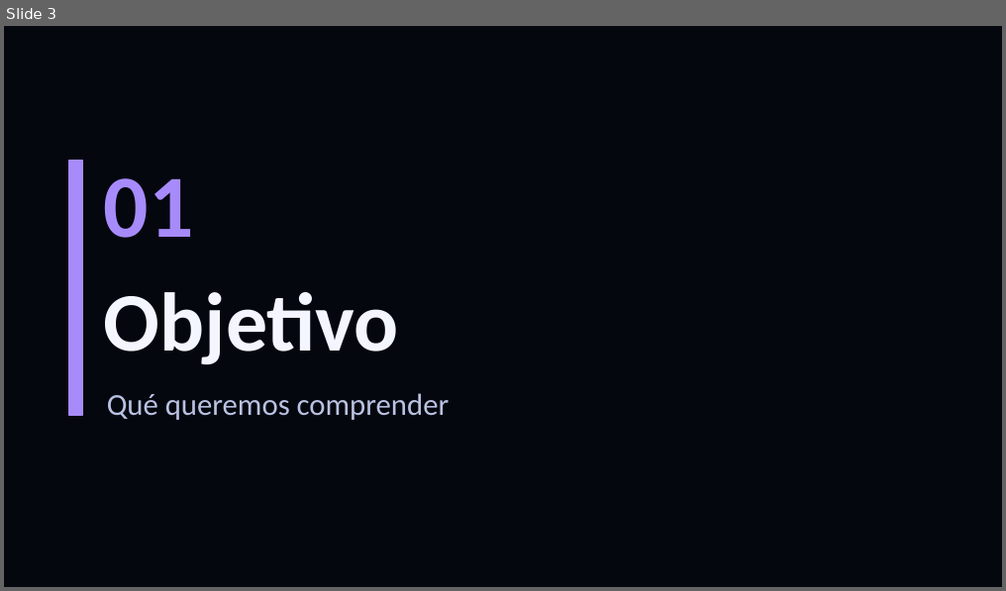
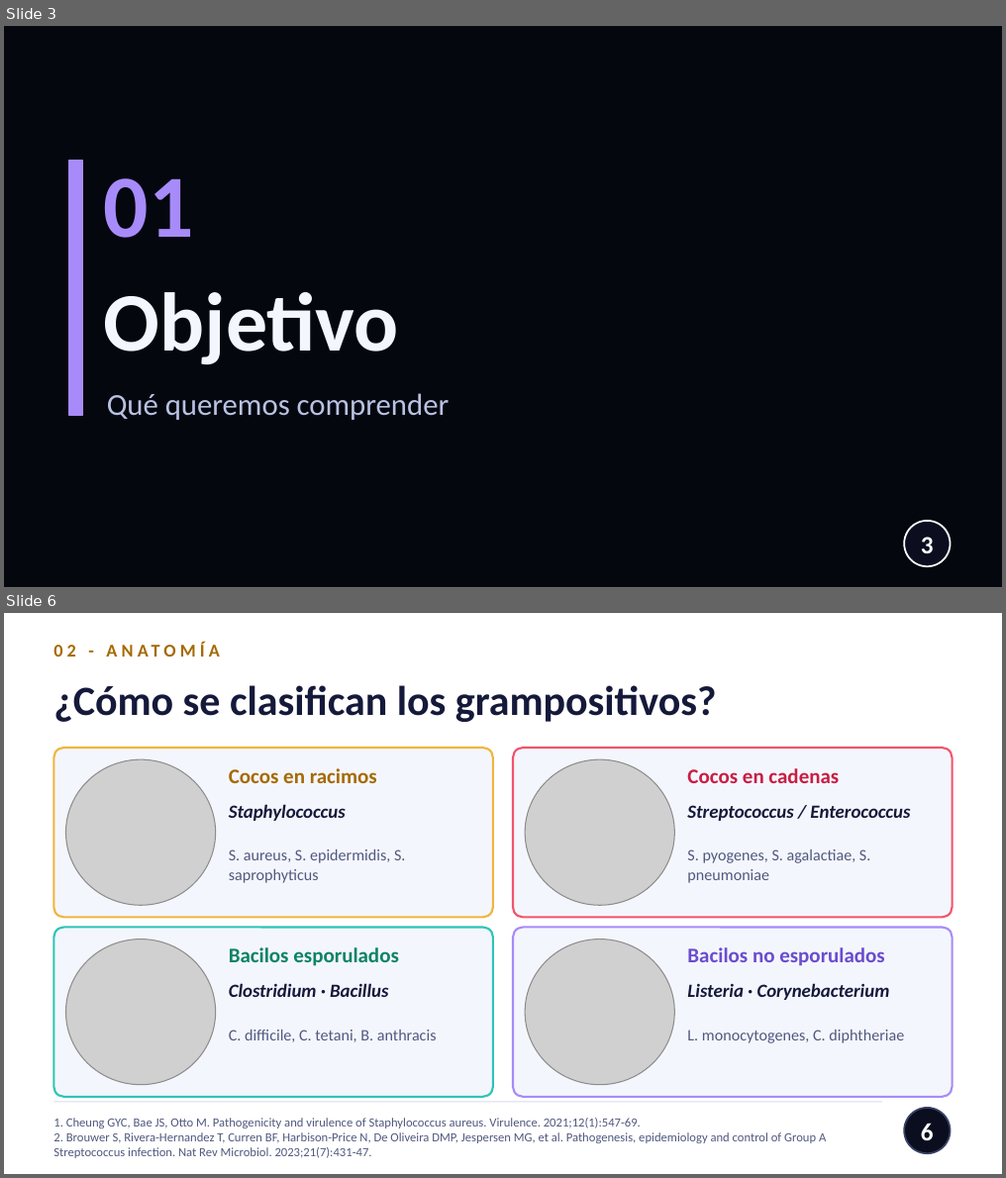
Before and after one commit to nestor120512/nes, a slide deck: Cocos_grampositivos_BLANCO.pptx. Shown one above the other, each under a label of ours: slide 3 before the commit, slides 3 and 6 after it; the slides between them are not shown. The pictures are 1006x591 and 1006x1178 pixels, drawn with LibreOffice and Linux fonts; fonts in the diff are those of the drawing; grey boxes stand for pictures; background and template pictures are left out. Boxes give left, top, right and bottom in pixels: in the first picture for what was removed or moved away, otherwise in the second. Text is boxed around its words. In the diff, an @@ line names an element or a change of style, - is before the commit and + after.

```diff
--- a/Cocos_grampositivos_BLANCO.pptx
+++ b/Cocos_grampositivos_BLANCO.pptx
@@ slide 6 added at <box>4,613,1002,1174</box>, background #FFFFFF @@
@@ text added at <box>54,635,912,664</box>, 13 pt, text #A66A00, bold @@
+02 - ANATOMÍA
@@ text added at <box>54,685,717,722</box>, 30 pt, text #15193A, bold @@
+¿Cómo se clasifican los grampositivos?
@@ rounded rectangle added at <box>54,748,493,917</box>, fill #F4F6FD, outline #F2B43C 1.5 pt @@
@@ picture added at <box>65,760,216,905</box> @@
@@ rounded rectangle added at <box>513,748,952,917</box>, fill #F4F6FD, outline #F2546B 1.5 pt @@
@@ picture added at <box>525,760,674,905</box> @@
@@ text added at <box>229,768,377,783</box>, 15 pt, text #A66A00, bold @@
+Cocos en racimos
@@ text added at <box>687,768,839,783</box>, 15 pt, text #C81E43, bold @@
+Cocos en cadenas
@@ text added at <box>229,804,346,821</box>, 13.5 pt, text #15193A, bold, italic @@
+Staphylococcus
@@ text added at <box>687,805,910,821</box>, 13.5 pt, text #15193A, bold, italic @@
+Streptococcus / Enterococcus
@@ text added at <box>229,850,405,883</box>, 11.5 pt, text #51597F @@
+S. aureus, S. epidermidis, S. saprophyticus
@@ text added at <box>687,850,870,883</box>, 11.5 pt, text #51597F @@
+S. pyogenes, S. agalactiae, S. pneumoniae
@@ rounded rectangle added at <box>54,928,493,1097</box>, fill #F4F6FD, outline #2EC4B6 1.5 pt @@
@@ rounded rectangle added at <box>513,928,952,1097</box>, fill #F4F6FD, outline #A78BFA 1.5 pt @@
@@ picture added at <box>65,940,216,1085</box> @@
@@ text added at <box>229,948,399,966</box>, 15 pt, text #0C8368, bold @@
+Bacilos esporulados
@@ picture added at <box>525,940,674,1085</box> @@
@@ text added at <box>687,948,885,966</box>, 15 pt, text #6A4CCF, bold @@
+Bacilos no esporulados
@@ text added at <box>229,983,388,997</box>, 13.5 pt, text #15193A, bold, italic @@
+Clostridium · Bacillus
@@ text added at <box>687,983,890,1000</box>, 13.5 pt, text #15193A, bold, italic @@
+Listeria · Corynebacterium
@@ text added at <box>229,1030,437,1043</box>, 11.5 pt, text #51597F @@
+C. difficile, C. tetani, B. anthracis
@@ text added at <box>687,1030,904,1044</box>, 11.5 pt, text #51597F @@
+L. monocytogenes, C. diphtheriae
@@ line added from (54, 1102) to (882, 1102), #D7DCEF 0.75 pt @@
@@ ellipse added at <box>904,1108,950,1154</box>, fill #0A0E1F, outline #3A4165 1.25 pt @@
@@ text added at <box>54,1118,826,1158</box>, 9 pt, text #51597F @@
+1. Cheung GYC, Bae JS, Otto M. Pathogenicity and virulence of Staphylococcus aureus. Virulence. 2021;12(1):547-69.
+2. Brouwer S, Rivera-Hernandez T, Curren BF, Harbison-Price N, De Oliveira DMP, Jespersen MG, et al. Pathogenesis, epidemiology and control of Group A Streptococcus infection. Nat Rev Microbiol. 2023;21(7):431-47.
@@ page number added at <box>921,1123,934,1141</box>, 18 pt, text #FFFFFF, bold @@
+6
@@ slide 3 changed as well @@
@@ ellipse added at <box>904,521,950,567</box>, fill #0A0E1F, outline #FFFFFF 1.25 pt @@
@@ page number added at <box>921,537,934,554</box>, 18 pt, text #FFFFFF, bold @@
+3
```
Also in this commit, not shown: 3 other slides changed, 3 other slides added.
